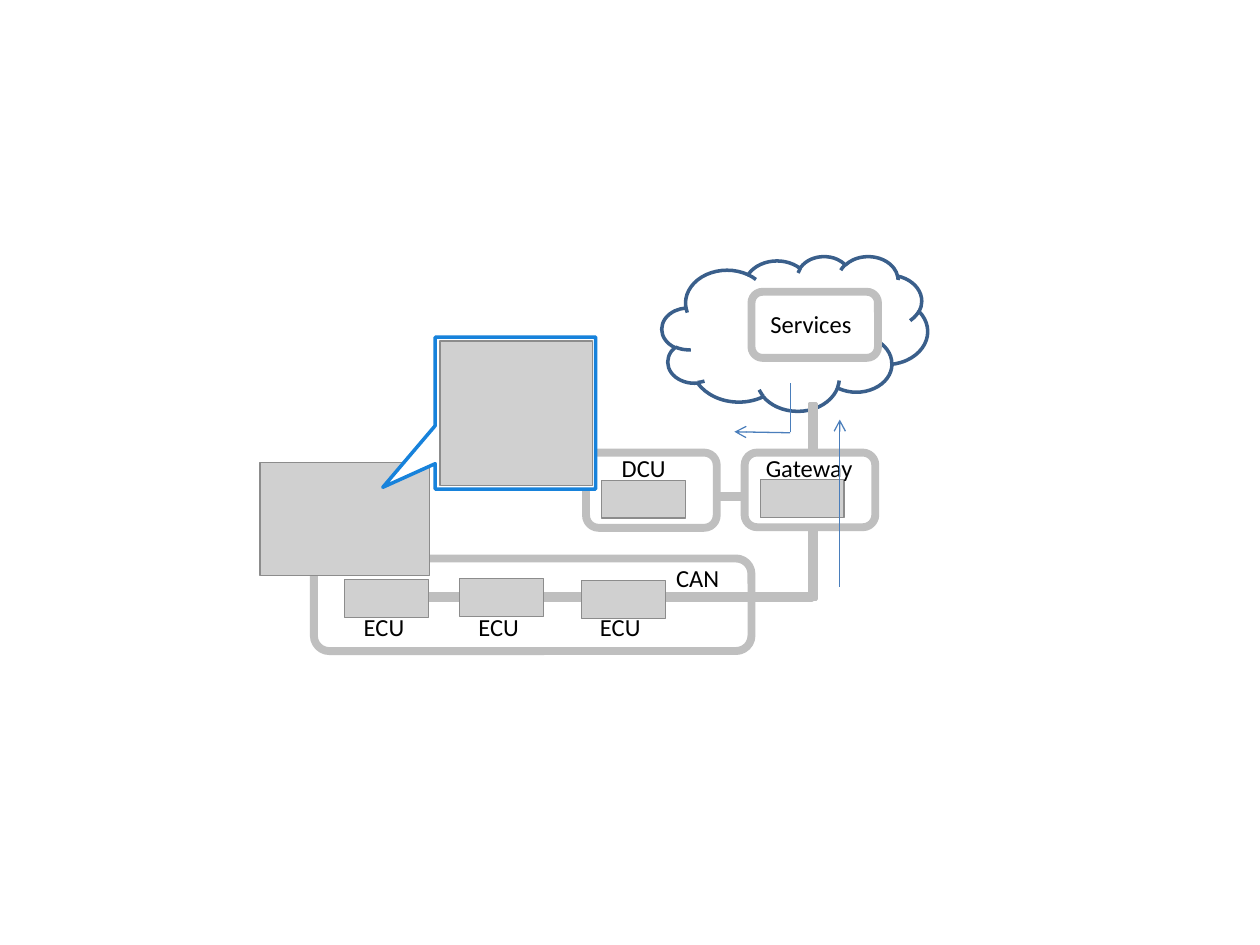
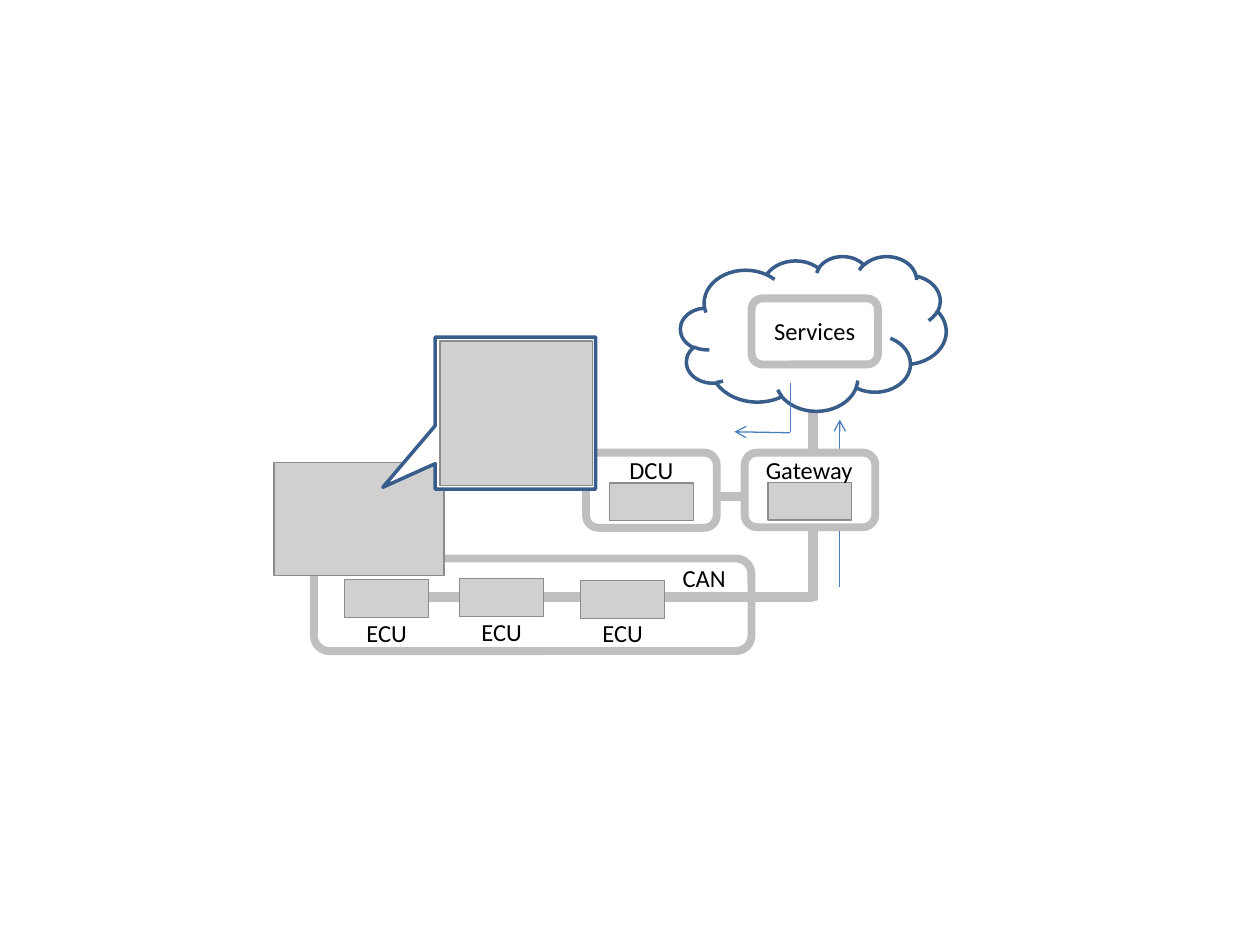
Before and after one commit to w3c/wot-architecture, a slide deck: slide 8 of images/wot-use-cases.pptx. Drawn at 1260x945 pixels with LibreOffice and Linux fonts; fonts in the diff are those of the drawing; grey boxes stand for pictures. Boxes give left, top, right and bottom in pixels: in the first picture for what was removed or moved away, otherwise in the second. Text is boxed around its words. In the diff, an @@ line names an element or a change of style, - is before the commit and + after.

```diff
--- a/images/wot-use-cases.pptx
+++ b/images/wot-use-cases.pptx
@@ cloud: place and size @@
-cloud at box(662, 256, 927, 411)
+cloud at box(680, 256, 946, 411)
@@ cloud at box(680, 256, 946, 411): outline #3A5F8C 2 pt to #385D8A 2 pt @@
@@ rounded rectangle: place and size @@
-rounded rectangle at box(751, 292, 877, 358)
+rounded rectangle at box(751, 299, 877, 364)
@@ alignment left to centre in 5 elements at box(602, 626, 643, 648), box(366, 626, 407, 648), box(481, 625, 522, 641), box(629, 463, 673, 486), box(774, 323, 855, 340) @@
@@ text "Services": place and size @@
-text "Services" at box(770, 316, 851, 334)
+text "Services" at box(774, 323, 855, 340)
@@ speech box at box(435, 338, 595, 490): outline #1782DB 2 pt to #385D8A 2 pt @@
@@ picture: place and size @@
-picture at box(260, 462, 430, 576)
+picture at box(275, 462, 445, 576)
@@ text "Gateway": place and size @@
-text "Gateway" at box(766, 457, 853, 483)
+text "Gateway" at box(766, 463, 853, 486)
@@ picture: place and size @@
-picture at box(602, 480, 687, 518)
+picture at box(610, 483, 694, 520)
@@ picture: place and size @@
-picture at box(760, 480, 844, 518)
+picture at box(769, 483, 853, 520)
@@ text "CAN": place and size @@
-text "CAN" at box(676, 571, 719, 593)
+text "CAN" at box(683, 571, 726, 593)
```
Also in this commit, not shown: 1 other slide changed, 5 other files.
